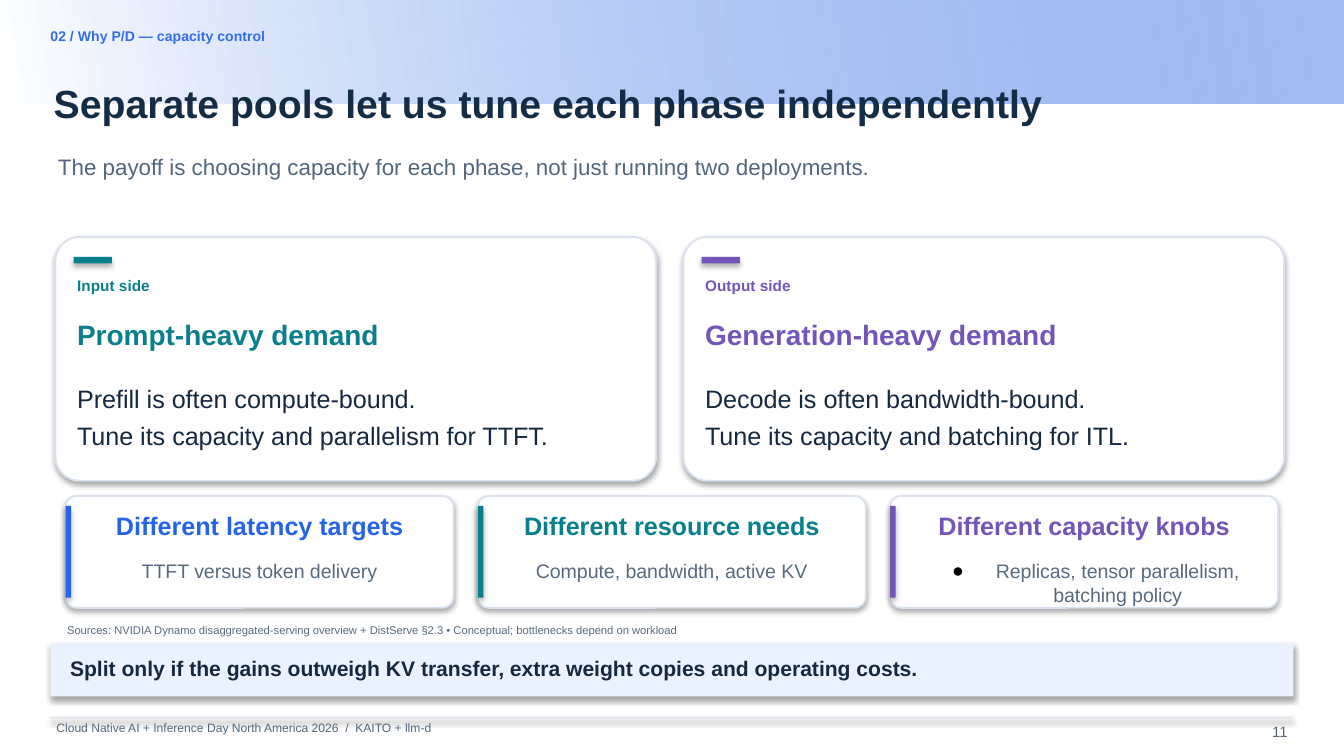
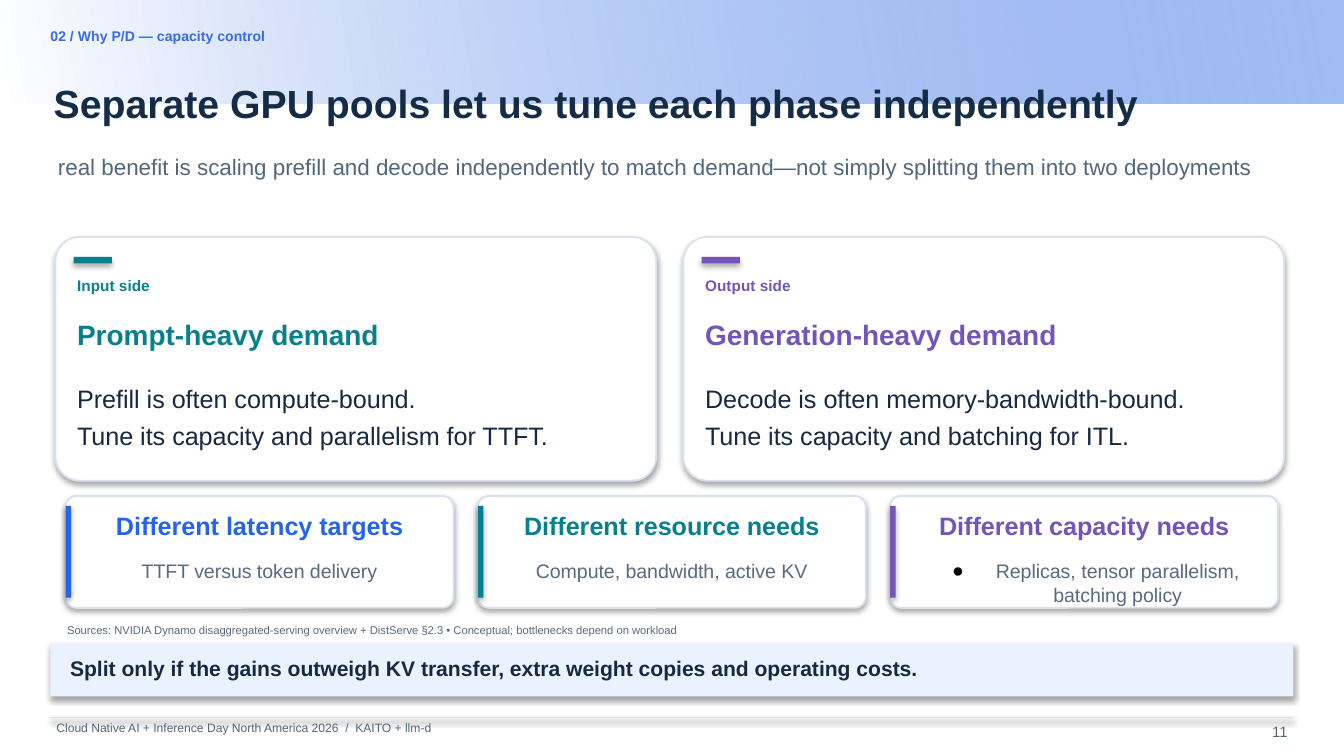
Before and after one commit to andyzhangx/demo, a slide deck: slide 11 of llm/pd-disaggregation/kubecon-na-2026-pd-disaggregation-kaito-llmd.pptx. Drawn at 1344x756 pixels with LibreOffice and Linux fonts; fonts in the diff are those of the drawing; background and template pictures are left out. Boxes give left, top, right and bottom in pixels: in the first picture for what was removed or moved away, otherwise in the second. Text is boxed around its words. In the diff, an @@ line names an element or a change of style, - is before the commit and + after.

```diff
--- a/llm/pd-disaggregation/kubecon-na-2026-pd-disaggregation-kaito-llmd.pptx
+++ b/llm/pd-disaggregation/kubecon-na-2026-pd-disaggregation-kaito-llmd.pptx
@@ text at (54,89,1137,126): text changed @@
-Separate pools let us tune each phase independently
+Separate GPU pools let us tune each phase independently
@@ text at (58,159,1251,180): text changed @@
-The payoff is choosing capacity for each phase, not just running two deployments.
+real benefit is scaling prefill and decode independently to match demand—not simply splitting them into two deployments
@@ text at (705,389,1184,414): text changed @@
-Decode is often bandwidth-bound.
+Decode is often memory-bandwidth-bound.
@@ text at (939,516,1229,540): text changed @@
-Different capacity knobs
+Different capacity needs
```
Also in this commit, not shown: 9 other slides changed, 1 slide added.
